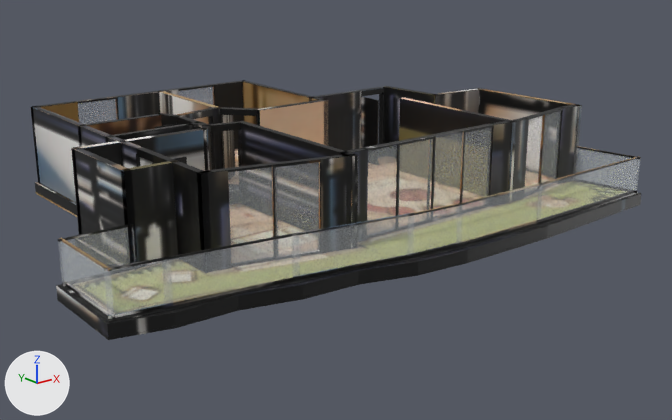
One commit to the glTF model _bake/glb/gol-11/model.glb: the scene before it, then after it.
Rendered twice from a 50 mm camera at (-14.82, -20.41, 7.45) aimed at (0.63, -1.09, -0.28). The lights are fixed; the arrows at lower left show +X, +Y and +Z. The first picture is the older version. Where no turn or scale is listed for an object, it has been applied to the vertices. Vertices at exactly the same position are counted once.

Before the edit, the objects in view are built like this:
```python
mat_baked = bpy.data.materials.new('baked')
mat_baked.use_nodes = True; mat_baked.node_tree.nodes.clear()
_N = mat_baked.node_tree.nodes; _L = mat_baked.node_tree.links
n0 = _N.new('ShaderNodeBsdfPrincipled'); n0.name = 'Principled BSDF'
n1 = _N.new('ShaderNodeOutputMaterial'); n1.name = 'Material Output'
n2 = _N.new('ShaderNodeTexImage'); n2.name = 'Image Texture'
n2.image = img_model_glb
n3 = _N.new('ShaderNodeMapping'); n3.name = 'Mapping'
n3.inputs[1].default_value = (0.00135, -14.96, 0.0)  # 'Location'
n3.inputs[3].default_value = (15.78, 15.96, 1.0)  # 'Scale'
n4 = _N.new('ShaderNodeUVMap'); n4.name = 'UV Map'
n4.uv_map = 'UVMap'
_L.new(n0.outputs[0], n1.inputs[0])  # 'BSDF' to 'Surface'
_L.new(n2.outputs[0], n0.inputs[0])  # 'Color' to 'Base Color'
_L.new(n3.outputs[0], n2.inputs[0])  # 'Vector' to 'Vector'
_L.new(n4.outputs[0], n3.inputs[0])  # 'UV' to 'Vector'
me_mesh_0 = bpy.data.meshes.new('Mesh_0')
me_mesh_0.from_pydata(...)  # 2688 vertices, 4732 faces; spans x 0.0..15.9, y -12.2..0.0, z 0.0..2.6
me_mesh_0.materials.append(mat_baked)
me_mesh_3 = bpy.data.meshes.new('Mesh_3')
me_mesh_3.from_pydata(...)  # a box spanning x 0.18..0.19, y -10.65..-8.29, z 0.36..1.36
me_mesh_3.materials.append(mat_glass_rt)  # white #edf3f9
me_mesh_9 = bpy.data.meshes.new('Mesh_9')
me_mesh_9.from_pydata(...)  # 8 vertices, 12 faces; spans x 1.26..4.31, y -11.16..-10.72, z 0.36..1.36
me_mesh_9.materials.append(mat_glass_rt)  # white #edf3f9
ob_mesh_0 = bpy.data.objects.new('Mesh_0', me_mesh_0)
ob_mesh_0.location = (-7.94, 6.0, -0.36)
ob_mesh_3 = bpy.data.objects.new('Mesh_3', me_mesh_3)
ob_mesh_3.location = (-7.94, 6.0, -0.36)
ob_mesh_9 = bpy.data.objects.new('Mesh_9', me_mesh_9)
ob_mesh_9.location = (-7.94, 6.0, -0.36)
# also in view: 'Mesh_15' at (-3.36, -3.88, 1.13); 'Mesh_11' at (-3.07, 5.84, 1.13); 'Mesh_8' at (-2.28, -5.41, 0.5); 'Mesh_1' at (-6.96, -2.38, 0.5); 'Mesh_13' at (1.35, -4.05, 1.13)
```
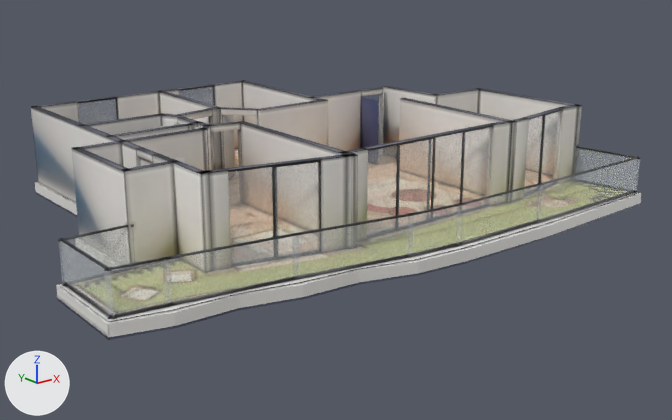
What changed in the scene script:
```text
Change mat_baked:
    where n3 = _N.new('ShaderNodeMapping'); n3.name = 'Mapping'
    n3.inputs[1].default_value: (0.00135, -14.96, 0.0) -> (0.00106, -14.97, 0.0)  # 'Location'
    n3.inputs[3].default_value: (15.78, 15.96, 1.0) -> (15.14, 15.97, 1.0)  # 'Scale'
Change me_mesh_0:
    used by ob_mesh_0; location = (-7.94, 6.0, -0.36)
    remove me_mesh_0.from_pydata(...)  # 2688 vertices, 4732 faces; spans x 0.0..15.9, y -12.2..0.0, z 0.0..2.6
    add me_mesh_0.from_pydata(...)  # 3894 vertices, 7386 faces; spans x 0.0..15.9, y -12.2..0.0, z 0.0..2.6
    me_mesh_0 part 1: 23 vertices moved within x 3.1..12.1, y -10.3..-3.5, z 0.1..0.4; 2 vertices removed from x 10.3, y 0.0, z 0.0..0.3; 1208 vertices added at x 1.6..15.5, y -10.6..0.0, z 0.0..2.6
    me_mesh_0 part 2: 2678 kept faces spanning x 0.0..15.9, y -12.2..-0.1, z 0.0..2.6 get new texture (UV) coordinates
```

Location of each change, [x1, y1, x2, y2] in pixels of the pictures (672 x 420 px):
'Mesh_0', surface changed (black to grey): [31, 80, 641, 340] in both
part 1 of me_mesh_0, reshaped (mostly hidden before): before [210, 126, 242, 170]; after [31, 82, 641, 336]
part 2 of me_mesh_0, surface changed (black to grey): [32, 80, 641, 340] in both
